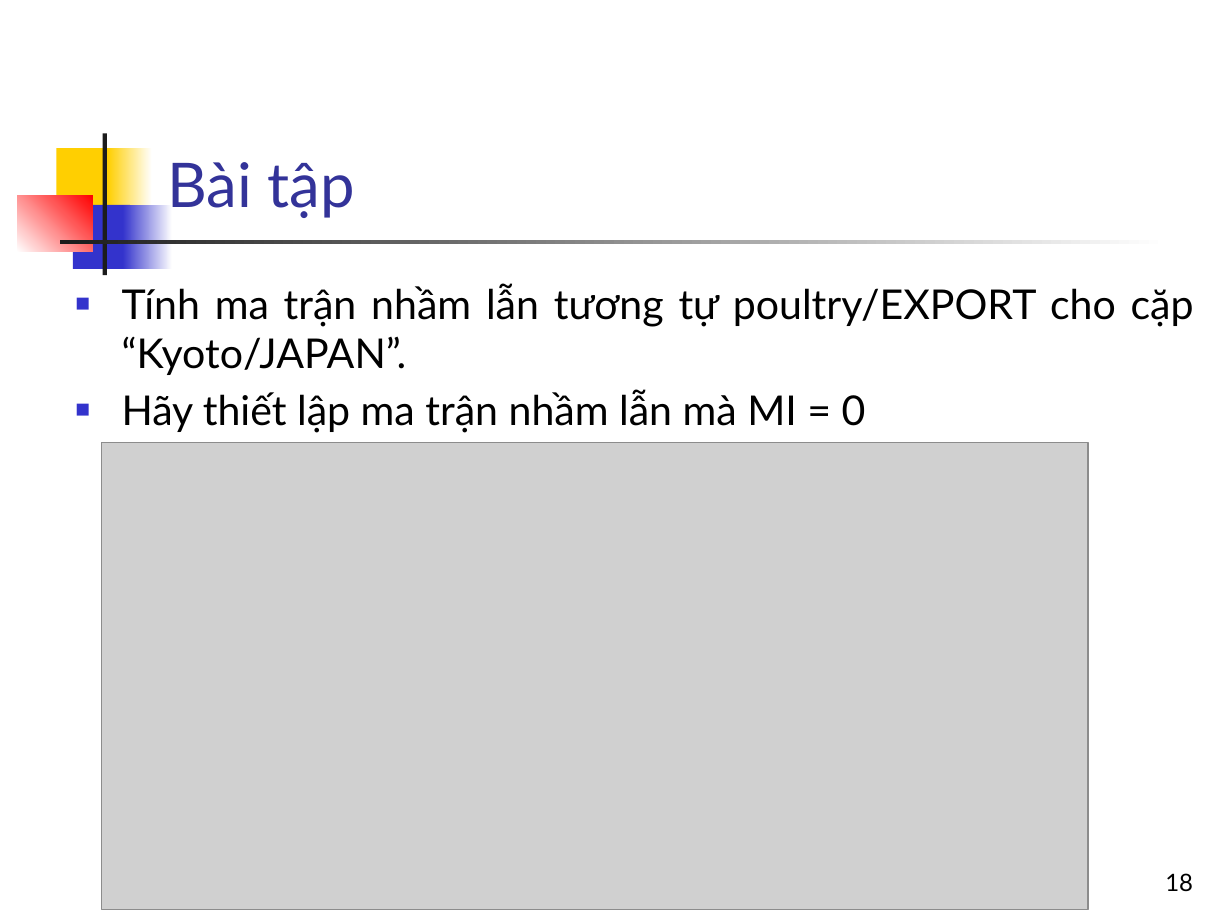
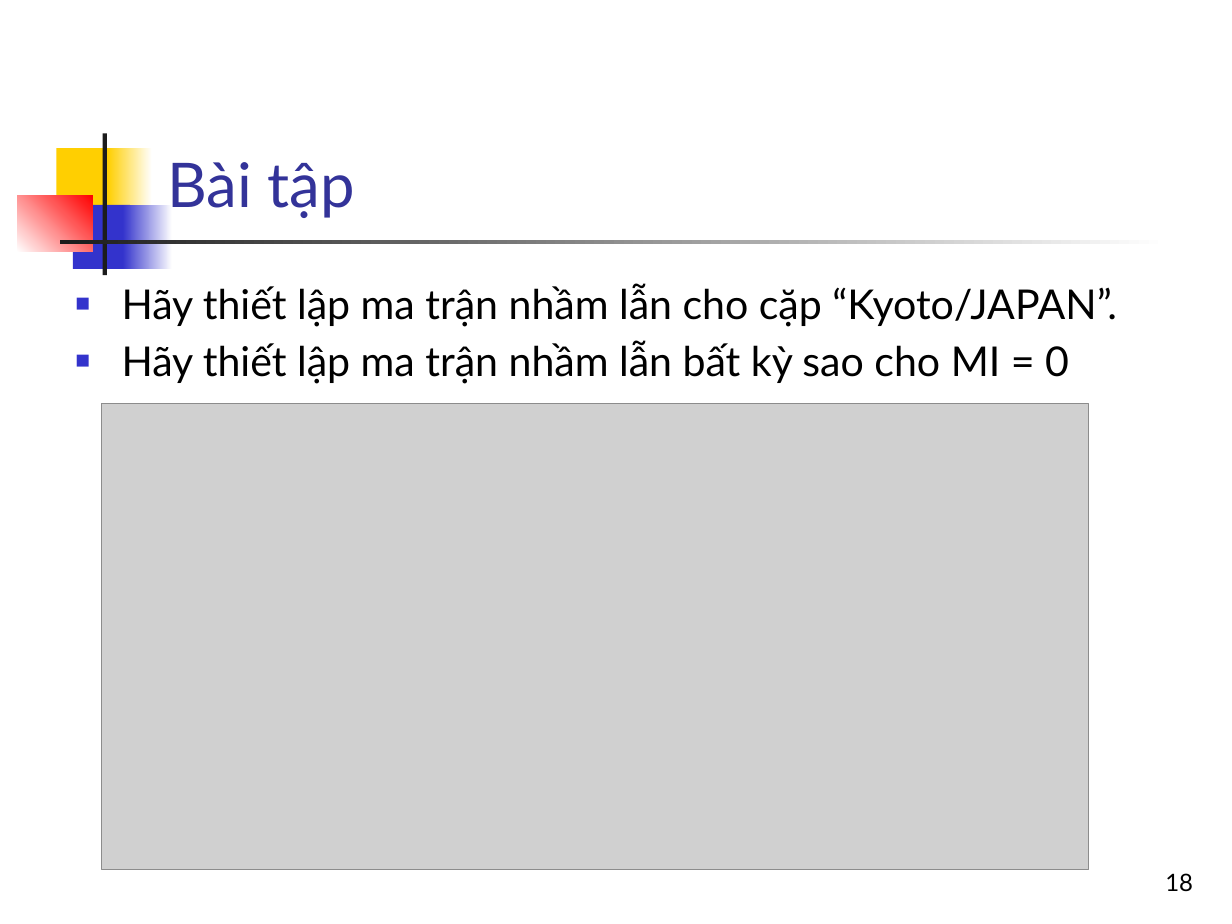
Before and after one commit to nguyenkhanhthien/IT4853, a slide deck: slide 18 of Bai 15 Phan lop va ung dung trong tim kiem Phan 2.pptx. Drawn at 1232x924 pixels with LibreOffice and Linux fonts; fonts in the diff are those of the drawing; grey boxes stand for pictures. Boxes give left, top, right and bottom in pixels: in the first picture for what was removed or moved away, otherwise in the second. Text is boxed around its words. In the diff, an @@ line names an element or a change of style, - is before the commit and + after.

```diff
--- a/Bai 15 Phan lop va ung dung trong tim kiem Phan 2.pptx
+++ b/Bai 15 Phan lop va ung dung trong tim kiem Phan 2.pptx
@@ text at [122,283,1117,384]: text changed @@
-■ Tính ma trận nhầm lẫn tương tự poultry/EXPORT cho cặp “Kyoto/JAPAN”.
-■ Hãy thiết lập ma trận nhầm lẫn mà MI = 0
+■ Hãy thiết lập ma trận nhầm lẫn cho cặp “Kyoto/JAPAN”.
+■ Hãy thiết lập ma trận nhầm lẫn bất kỳ sao cho MI = 0
@@ picture: place and size @@
-picture at [102,442,1088,909]
+picture at [102,404,1089,870]
```
Also in this commit, not shown: 4 other slides changed.
